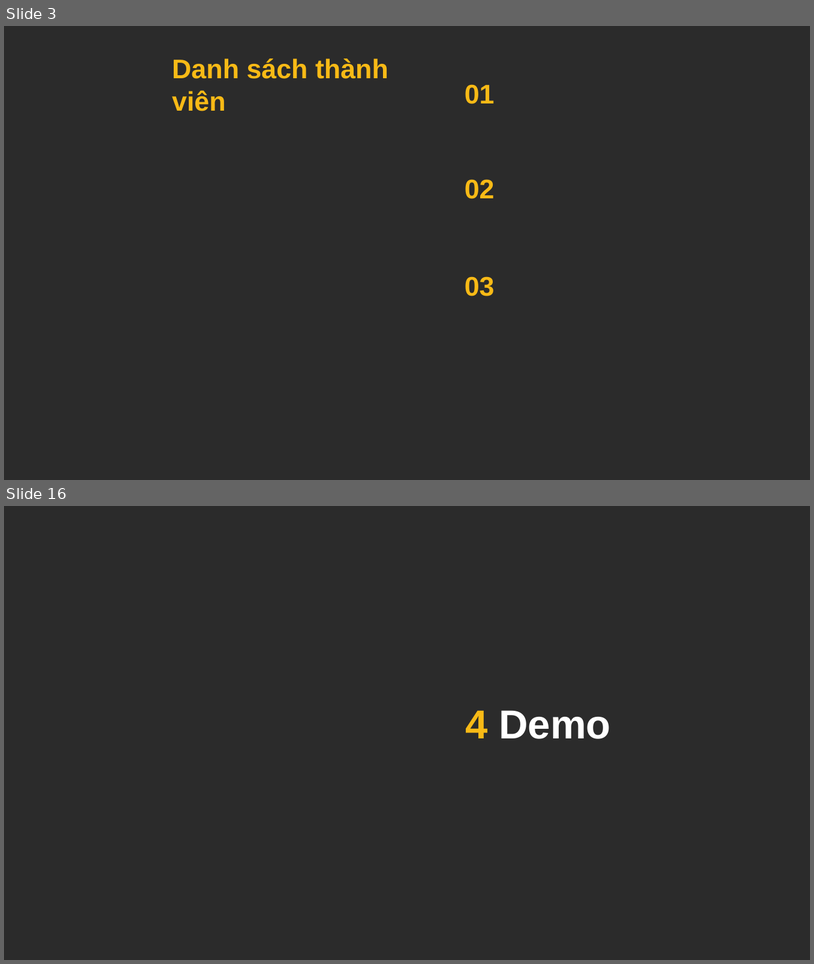
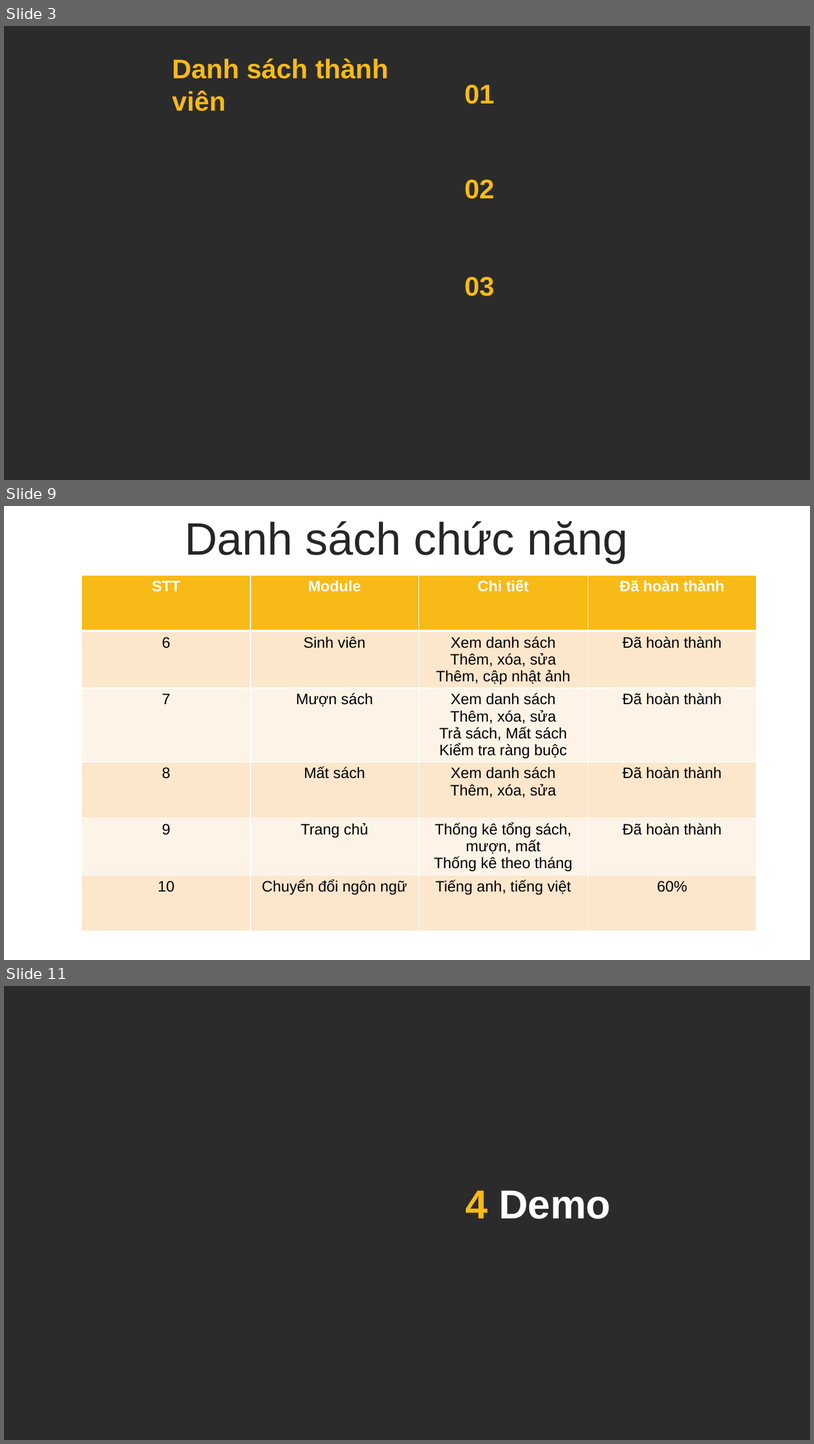
Before and after one commit to maxknowyou/npta, a slide deck: ThuyetTrinhBaoCaoMaNguonMo.pptx. Shown one above the other, each under a label of ours: slides 3 and 16 before the commit, slides 3, 9 and 11 after it; the slides between them are not shown. The pictures are 814x964 and 814x1444 pixels, drawn with LibreOffice and Linux fonts; fonts in the diff are those of the drawing; background and template pictures are left out; a plain dark background stands for a picture behind light text. Boxes give left, top, right and bottom in pixels: in the first picture for what was removed or moved away, otherwise in the second. Text is boxed around its words. In the diff, an @@ line names an element or a change of style, - is before the commit and + after.

```diff
--- a/ThuyetTrinhBaoCaoMaNguonMo.pptx
+++ b/ThuyetTrinhBaoCaoMaNguonMo.pptx
@@ slide 9 added at [4, 506, 810, 960], background #FFFFFF @@
@@ text added at [185, 521, 628, 563], 54 pt, text #262626 @@
+Danh sách chức năng
@@ table added at [82, 575, 757, 943], 6 rows, 4 columns @@
+STT | Module | Chi tiết | Đã hoàn thành
+6 | Sinh viên | Xem danh sách / Thêm, xóa, sửa / Thêm, cập nhật ảnh | Đã hoàn thành
+7 | Mượn sách | Xem danh sách / Thêm, xóa, sửa / Trả sách, Mất sách / Kiểm tra ràng buộc | Đã hoàn thành
+8 | Mất sách | Xem danh sách / Thêm, xóa, sửa | Đã hoàn thành
+9 | Trang chủ | Thống kê tổng sách, mượn, mất / Thống kê theo tháng | Đã hoàn thành
+10 | Chuyển đổi ngôn ngữ | Tiếng anh, tiếng việt | 60%
@@ what was slide 16 is now slide 11 @@
```
Also in this commit, not shown: 2 slides changed, 6 other slides added, 12 slides removed.
